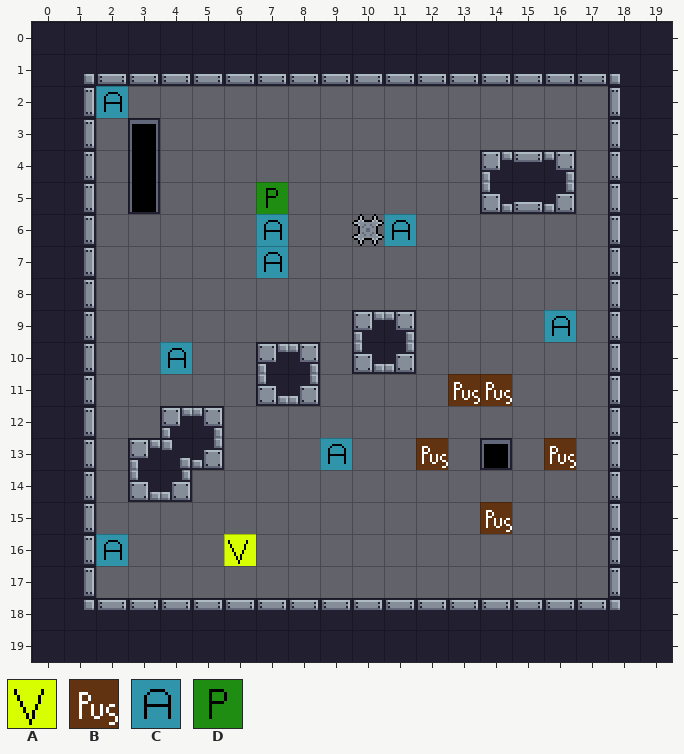
Two states of a Tiled map, assets/tiled/levels/playground-level.tmx. Above is the file before it was changed.
Cells are 16x16 px. Shown: x 0..19, y 0..19.
Key: from "default": A 252, B 253, C 254, D 255.
Objects are placed by their top-left corner, in cells (3,4 is the top-left corner of cell 3,4); size is 1x1 cell unless given.
Layers that did not change in this view are not listed.
Objects on layer "Object Layer 1" before:
C "Attachable" at 2,2
D "Controllable" at 7,5
C "Attachable" at 7,6
C "Attachable" at 11,6
C "Attachable" at 7,7
C "Attachable" at 16,9
C "Attachable" at 4,10
B "Pushable" at 14,11
B "Pushable" at 13,11
C "Attachable" at 9,13
B "Pushable" at 12,13
B "Pushable" at 16,13
B "Pushable" at 14,15
C "Attachable" at 2,16
A "Victory" at 6,16
New version:
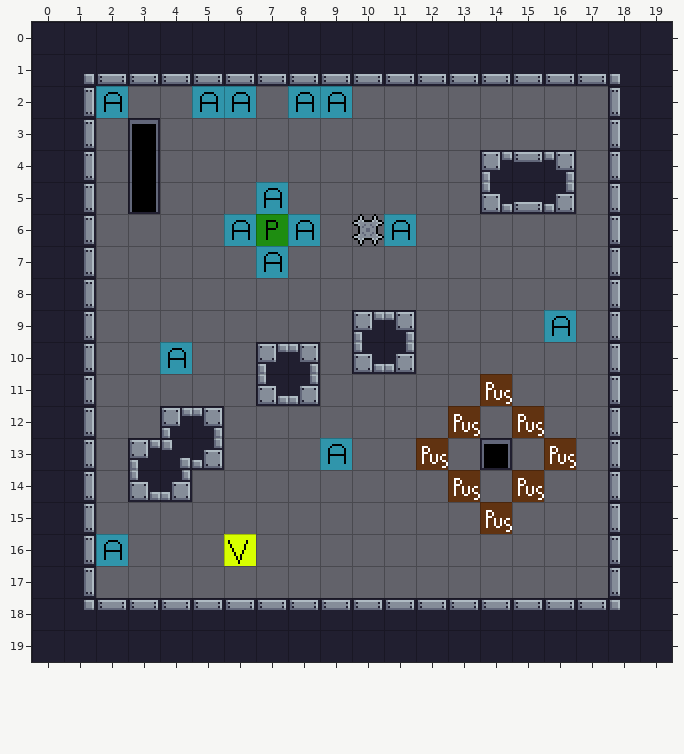
Difference:
Layer "Object Layer 1":
changed: D "Controllable" at 7,5 -> D "Controllable" at 7,6
changed: C "Attachable" at 7,6 -> C "Attachable" at 6,6
changed: B "Pushable" at 13,11 -> B "Pushable" at 13,12
added: C "Attachable" at 6,2
added: C "Attachable" at 8,2
added: C "Attachable" at 9,2
added: C "Attachable" at 5,2
added: C "Attachable" at 7,5
added: C "Attachable" at 8,6
added: B "Pushable" at 15,12
added: B "Pushable" at 13,14
added: B "Pushable" at 15,14
Pixel boxes of the changes (left, top, right, bottom) in both pictures:
added: (192, 86, 256, 118)
added: (288, 86, 352, 118)
changed: (224, 182, 320, 246)
changed: (448, 374, 480, 438)
added: (512, 406, 544, 438)
added: (448, 470, 480, 502)
added: (512, 470, 544, 502)
